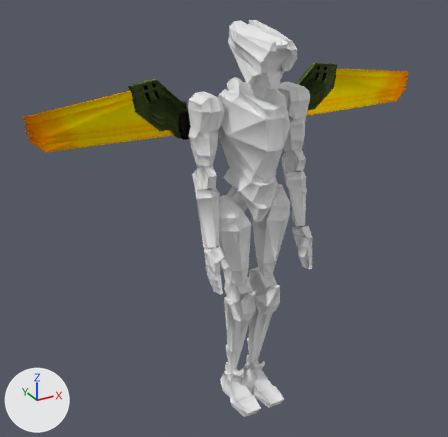
The Blender file assets/V3.blend: old version first, new version second.
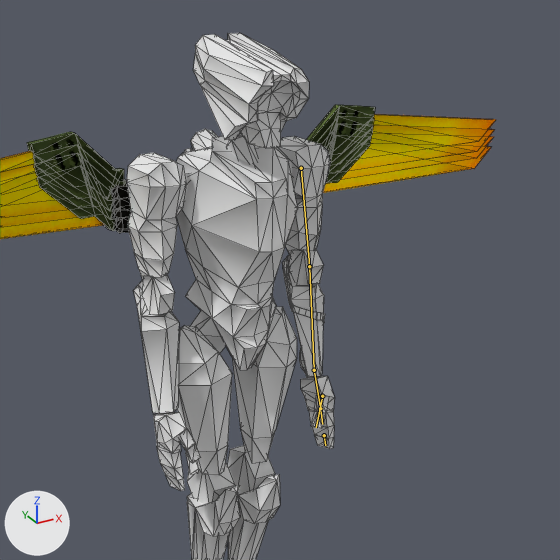
Old and new are each drawn whole from a 50 mm lens placed at (-1.175, -1.908, 1.84), pointed at (-0.165, -0.07, 0.921) and again close up on the part from 25% to 100% of the width and 0% to 77% of the height. Arrows for +X, +Y and +Z are at lower left; the lights stay in place. The bones that change are drawn over the model as lines in the close-ups. The close-ups show mesh edges as thin lines.

Objects in the first close-up: 'V3'.
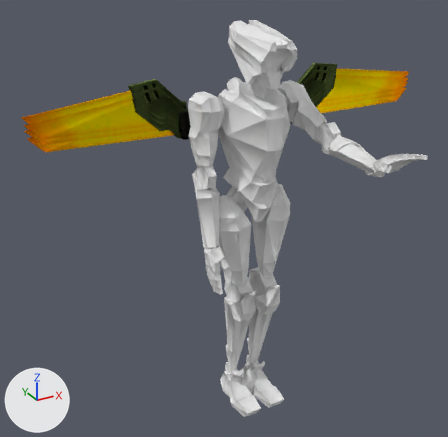
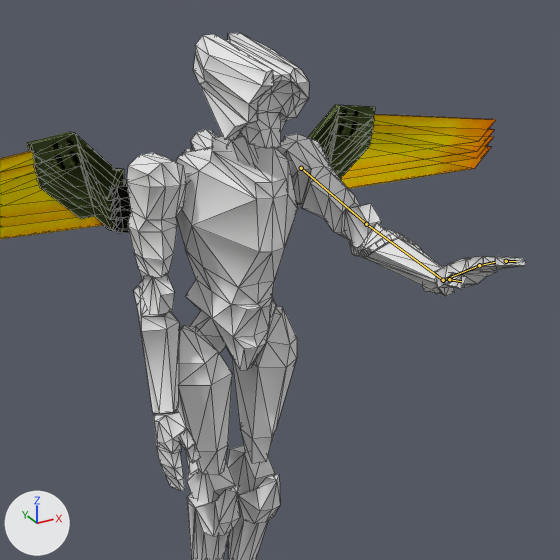
The newer file adds an action. The first version stands in its rest pose; the second is drawn at frame 1 of the action 'Throw'.

Location of each change, (x1, y1, x2, y2) in pixels of the close-ups (560 x 560 px):
'V3', posed
    before: (0, 33, 496, 560)
    after: (0, 33, 526, 560)
bone 'Left Elbow', root to tip
    before: (301, 168) to (309, 266)
    after: (301, 168) to (366, 224)
bone 'Left Wrist', root to tip
    before: (309, 266) to (314, 370)
    after: (366, 224) to (443, 280)
bone 'Left Palm', root to tip
    before: (314, 370) to (320, 408)
    after: (443, 280) to (479, 265)
bone 'Left Phalanx 0', root to tip
    before: (320, 408) to (322, 424)
    after: (479, 265) to (495, 262)
bone 'Left Phalanx 2', root to tip
    before: (324, 435) to (325, 445)
    after: (506, 261) to (516, 261)
bone 'Left Thumb 1', root to tip
    before: (322, 396) to (316, 427)
    after: (449, 279) to (461, 281)

The edits, one by one:
Bone 'Left Elbow' (bone_left_elbow) turns from (0, 0, 0) to (65, 0, -2) degrees about its own x, y and z.
Bone 'Left Wrist' (bone_left_wrist) turns from (0, 0, 0) to (5, 5, 1) degrees about its own x, y and z.
Bone 'Left Palm' (bone_left_palm) turns from (0, 0, 0) to (58, 50, 64) degrees about its own x, y and z.
Bone 'Left Phalanx 0' (bone_left_phalanx_0) turns from (0, 0, 0) to (0, 0, -5) degrees about its own x, y and z.
Bone 'Left Phalanx 2' (bone_left_phalanx_2) turns from (0, 0, 0) to (0, 0, -5) degrees about its own x, y and z.
Bone 'Left Thumb 1' (bone_left_thumb_1) turns from (0, 0, 0) to (-21, -19, 36) degrees about its own x, y and z.
